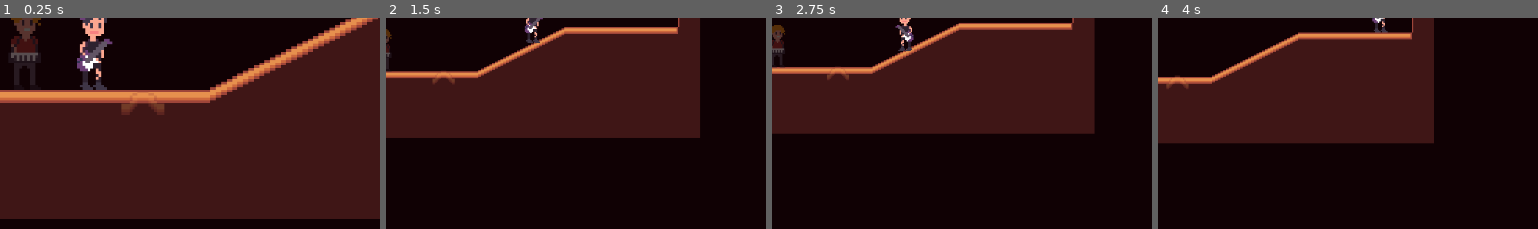
Above: before the commit, frames 1-4 (left to right).
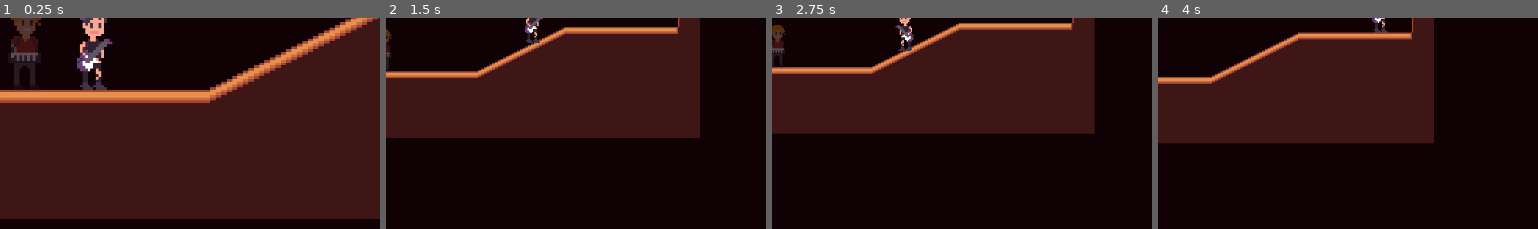
Above: after the commit, the same moments.

Repository: GioWashel/play-it-back
Game: Godot game, scene res://scenes/play_it_back.tscn
Same seed, same stepped clock (60 frames per second), same inputs: the game is played once before the commit and once after it.
Inputs (mouse positions are % of the whole screen's width and height, from its top left):
- Up to frame 1 (0.25 s): no input
- Up to frame 2 (1.5 s): tap Enter at 0.5 s; move the mouse to (71, 48) at 0.52 s; hold Right (right) from 0.53 s (still down); click (71, 48) at 0.6 s; right-click (71, 48) at 0.8 s; move the mouse to (26, 58) at 1.27 s; right-click (26, 58) at 1.35 s
- Up to frame 3 (2.75 s): click (26, 58) at 1.55 s; move the mouse to (58, 30) at 2.02 s; release Right (right) at 2.03 s; hold Left (left) from 2.03 s (still down); click (58, 30) at 2.1 s; right-click (58, 30) at 2.3 s
- Up to frame 4 (4 s): move the mouse to (42, 74) at 2.77 s; release Left (left) at 2.78 s; hold Right (right) from 2.78 s (still down); right-click (42, 74) at 2.85 s; click (42, 74) at 3.05 s; move the mouse to (79, 69) at 3.52 s; click (79, 69) at 3.6 s; right-click (79, 69) at 3.8 s
The pictures show only the part of the screen within x 41-91%, y 50-100%; the shares and areas given below are measured in that part.

The runs differ from the first frame. In frame 1, 0.4% of the frame differs, in the area x 31-44%, y 40-46%; in frame 2, less than 0.1%; in frame 3, less than 0.1%; in frame 4, less than 0.1%.
Error after the commit: Invalid call. Nonexistent function 'primary_action' in base 'Nil'. (res://scripts/player_controller.gd:43)

Commit message:
Actions framework complete

Diff:
--- /dev/null
+++ b/scenes/drummer_rift.tscn
@@ -0,0 +1,94 @@
+[gd_scene load_steps=10 format=3 uid="uid://clfhtararoba3"]
+
+[ext_resource type="Texture2D" uid="uid://h31rixsdw7pr" path="res://Assets/DrummerRift.png" id="1_iojdi"]
+[ext_resource type="Texture2D" uid="uid://cxx24mowto8l0" path="res://Assets/MusicNotes.png" id="2_hcab6"]
+
+[sub_resource type="AtlasTexture" id="AtlasTexture_tadvr"]
+atlas = ExtResource("1_iojdi")
+region = Rect2(0, 0, 16, 16)
+
+[sub_resource type="AtlasTexture" id="AtlasTexture_ru5at"]
+atlas = ExtResource("1_iojdi")
+region = Rect2(16, 0, 16, 16)
+
+[sub_resource type="AtlasTexture" id="AtlasTexture_nlosj"]
+atlas = ExtResource("1_iojdi")
+region = Rect2(32, 0, 16, 16)
+
+[sub_resource type="AtlasTexture" id="AtlasTexture_n0ywk"]
+atlas = ExtResource("1_iojdi")
+region = Rect2(32, 0, 16, 16)
+
+[sub_resource type="AtlasTexture" id="AtlasTexture_844pp"]
+atlas = ExtResource("1_iojdi")
+region = Rect2(16, 0, 16, 16)
+
+[sub_resource type="AtlasTexture" id="AtlasTexture_yyn8k"]
+atlas = ExtResource("1_iojdi")
+region = Rect2(0, 0, 16, 16)
+
+[sub_resource type="SpriteFrames" id="SpriteFrames_j64d3"]
+animations = [{
+"frames": [{
+"duration": 1.0,
+"texture": SubResource("AtlasTexture_tadvr")
+}, {
+"duration": 1.0,
+"texture": SubResource("AtlasTexture_ru5at")
+}, {
+"duration": 1.0,
+"texture": SubResource("AtlasTexture_nlosj")
+}],
+"loop": false,
+"name": &"Wind Down",
+"speed": 5.0
+}, {
+"frames": [{
+"duration": 1.0,
+"texture": SubResource("AtlasTexture_n0ywk")
+}, {
+"duration": 1.0,
+"texture": SubResource("AtlasTexture_844pp")
+}, {
+"duration": 1.0,
+"texture": SubResource("AtlasTexture_yyn8k")
+}],
+"loop": false,
+"name": &"Wind Up",
+"speed": 5.0
+}]
+
+[node name="DrummerRift" type="AnimatedSprite2D"]
+sprite_frames = SubResource("SpriteFrames_j64d3")
+animation = &"Wind Up"
+autoplay = "Wind Up"
+
+[node name="NoteExplosionQuarter" type="Sprite2D" parent="."]
+visible = false
+modulate = Color(0.136498, 0.619295, 1.92523e-07, 1)
+position = Vector2(-5, -8)
+rotation = -0.120428
+scale = Vector2(0.5, 0.5)
+texture = ExtResource("2_hcab6")
+region_enabled = true
+region_rect = Rect2(32, 0, 16, 16)
+
+[node name="NoteExplosionHalf" type="Sprite2D" parent="."]
+visible = false
+modulate = Color(0.639216, 0.231373, 0.501961, 1)
+position = Vector2(6, -8)
+rotation = 0.23911
+scale = Vector2(0.5, 0.5)
+texture = ExtResource("2_hcab6")
+region_enabled = true
+region_rect = Rect2(48, 0, 16, 16)
+
+[node name="NoteExplosionSixteenth" type="Sprite2D" parent="."]
+visible = false
+modulate = Color(0.223045, 0.4537, 0.471147, 1)
+position = Vector2(-1.19209e-06, -9)
+rotation = -0.0314159
+scale = Vector2(0.5, 0.5)
+texture = ExtResource("2_hcab6")
+region_enabled = true
+region_rect = Rect2(0, 0, 16, 16)
--- a/scenes/play_it_back.tscn
+++ b/scenes/play_it_back.tscn
@@ -8,8 +8,6 @@
 [ext_resource type="Texture2D" uid="uid://bq37kjtv4adsc" path="res://Assets/Tileset.png" id="3_tf8oe"]
 [ext_resource type="Texture2D" uid="uid://dkpnew4o5bidj" path="res://Assets/Charichters1.png" id="5_5p0py"]
 [ext_resource type="Script" uid="uid://c76oyvn14trs3" path="res://scripts/drummer_boy_action.gd" id="7_4cl2t"]
-[ext_resource type="Texture2D" uid="uid://h31rixsdw7pr" path="res://Assets/DrummerRift.png" id="8_nehl0"]
-[ext_resource type="Texture2D" uid="uid://cxx24mowto8l0" path="res://Assets/MusicNotes.png" id="9_tadvr"]
 
 [sub_resource type="TileSetAtlasSource" id="TileSetAtlasSource_2pvbs"]
 texture = ExtResource("3_tf8oe")
@@ -48,61 +46,6 @@
 radius = 4.82
 height = 31.58
 
-[sub_resource type="AtlasTexture" id="AtlasTexture_tadvr"]
-atlas = ExtResource("8_nehl0")
-region = Rect2(0, 0, 16, 16)
-
-[sub_resource type="AtlasTexture" id="AtlasTexture_ru5at"]
-atlas = ExtResource("8_nehl0")
-region = Rect2(16, 0, 16, 16)
-
-[sub_resource type="AtlasTexture" id="AtlasTexture_nlosj"]
-atlas = ExtResource("8_nehl0")
-region = Rect2(32, 0, 16, 16)
-
-[sub_resource type="AtlasTexture" id="AtlasTexture_n0ywk"]
-atlas = ExtResource("8_nehl0")
-region = Rect2(32, 0, 16, 16)
-
-[sub_resource type="AtlasTexture" id="AtlasTexture_844pp"]
-atlas = ExtResource("8_nehl0")
-region = Rect2(16, 0, 16, 16)
-
-[sub_resource type="AtlasTexture" id="AtlasTexture_yyn8k"]
-atlas = ExtResource("8_nehl0")
-region = Rect2(0, 0, 16, 16)
-
-[sub_resource type="SpriteFrames" id="SpriteFrames_j64d3"]
-animations = [{
-"frames": [{
-"duration": 1.0,
-"texture": SubResource("AtlasTexture_tadvr")
-}, {
-"duration": 1.0,
-"texture": SubResource("AtlasTexture_ru5at")
-}, {
-"duration": 1.0,
-"texture": SubResource("AtlasTexture_nlosj")
-}],
-"loop": false,
-"name": &"Wind Down",
-"speed": 5.0
-}, {
-"frames": [{
-"duration": 1.0,
-"texture": SubResource("AtlasTexture_n0ywk")
-}, {
-"duration": 1.0,
-"texture": SubResource("AtlasTexture_844pp")
-}, {
-"duration": 1.0,
-"texture": SubResource("AtlasTexture_yyn8k")
-}],
-"loop": false,
-"name": &"Wind Up",
-"speed": 5.0
-}]
-
 [node name="play-it-back" type="Node2D"]
 
 [node name="Camera2D" type="Camera2D" parent="."]
@@ -128,9 +71,10 @@
 [node name="CollisionShape2D" type="CollisionShape2D" parent="PlayerManager/PianoMan"]
 shape = SubResource("CapsuleShape2D_4a3wb")
 
-[node name="DrummerBoy" type="CharacterBody2D" parent="PlayerManager" groups=["Players"]]
+[node name="DrummerBoy" type="CharacterBody2D" parent="PlayerManager" node_paths=PackedStringArray("action_node") groups=["Players"]]
 position = Vector2(-43.725, 11.965)
 script = ExtResource("1_2u5xn")
+action_node = NodePath("DrummerBoyAction")
 
 [node name="Sprite2D" type="Sprite2D" parent="PlayerManager/DrummerBoy"]
 texture = ExtResource("5_5p0py")
@@ -138,42 +82,6 @@
 [node name="DrummerBoyAction" type="Node2D" parent="PlayerManager/DrummerBoy"]
 position = Vector2(0, -2)
 script = ExtResource("7_4cl2t")
-
-[node name="DrummerRift" type="AnimatedSprite2D" parent="PlayerManager/DrummerBoy/DrummerBoyAction"]
-position = Vector2(66.725, 25.035)
-sprite_frames = SubResource("SpriteFrames_j64d3")
-animation = &"Wind Up"
-autoplay = "Wind Up"
-
-[node name="NoteExplosionQuarter" type="Sprite2D" parent="PlayerManager/DrummerBoy/DrummerBoyAction/DrummerRift"]
-visible = false
-modulate = Color(0.136498, 0.619295, 1.92523e-07, 1)
-position = Vector2(-5, -8)
-rotation = -0.120428
-scale = Vector2(0.5, 0.5)
-texture = ExtResource("9_tadvr")
-region_enabled = true
-region_rect = Rect2(32, 0, 16, 16)
-
-[node name="NoteExplosionHalf" type="Sprite2D" parent="PlayerManager/DrummerBoy/DrummerBoyAction/DrummerRift"]
-visible = false
-modulate = Color(0.639216, 0.231373, 0.501961, 1)
-position = Vector2(6, -8)
-rotation = 0.23911
-scale = Vector2(0.5, 0.5)
-texture = ExtResource("9_tadvr")
-region_enabled = true
-region_rect = Rect2(48, 0, 16, 16)
-
-[node name="NoteExplosionSixteenth" type="Sprite2D" parent="PlayerManager/DrummerBoy/DrummerBoyAction/DrummerRift"]
-visible = false
-modulate = Color(0.223045, 0.4537, 0.471147, 1)
-position = Vector2(-1.19209e-06, -9)
-rotation = -0.0314159
-scale = Vector2(0.5, 0.5)
-texture = ExtResource("9_tadvr")
-region_enabled = true
-region_rect = Rect2(0, 0, 16, 16)
 
 [node name="CollisionShape2D" type="CollisionShape2D" parent="PlayerManager/DrummerBoy"]
 shape = SubResource("CapsuleShape2D_4a3wb")
--- a/scripts/drummer_boy_action.gd
+++ b/scripts/drummer_boy_action.gd
@@ -1,11 +1,10 @@
 extends Node2D
 
+var rift := preload("res://scenes/drummer_rift.tscn")
+func primary_action():
+	var obj := rift.instantiate()
+	obj.global_position = self.global_position
+	get_tree().get_root().get_child(0).add_child(obj)
 
-# Called when the node enters the scene tree for the first time.
-func _ready() -> void:
-	pass # Replace with function body.
-
-
-# Called every frame. 'delta' is the elapsed time since the previous frame.
-func _process(delta: float) -> void:
+func secondary_action():
 	pass
--- a/scripts/player_controller.gd
+++ b/scripts/player_controller.gd
@@ -8,6 +8,8 @@
 const SPEED = 100
 const JUMP_VELOCITY = -400.0
 const AIR_RESISTANCE = 0.8
+
+@export var action_node : Node2D
 
 func _physics_process(delta: float) -> void:
 	# Add the gravity.
@@ -28,5 +30,17 @@
 
 func pass_input(_dir: float, _primary: bool, _secondary: bool):
 	curr_dir = _dir
+
+	if (_primary and _primary != primary):
+		on_primary_action()
 	primary = _primary
+	if (_secondary and _secondary != secondary):
+		on_primary_action()
+	#Maybe add primary/secondary end?
 	secondary = _secondary
+
+func on_primary_action():
+	action_node.primary_action()
+
+func on_secondary_action():
+	action_node.secondary_action()
Not shown: 1 places in scenes/play_it_back.tscn that only renumber resources
